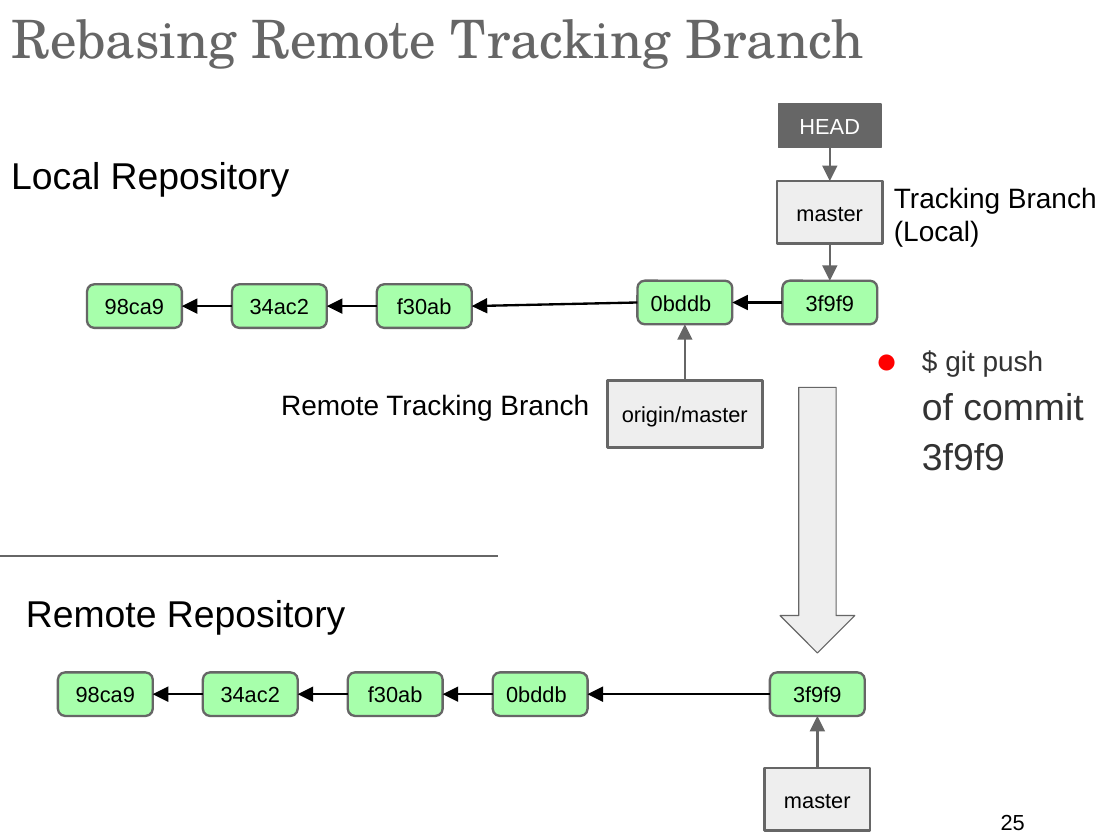
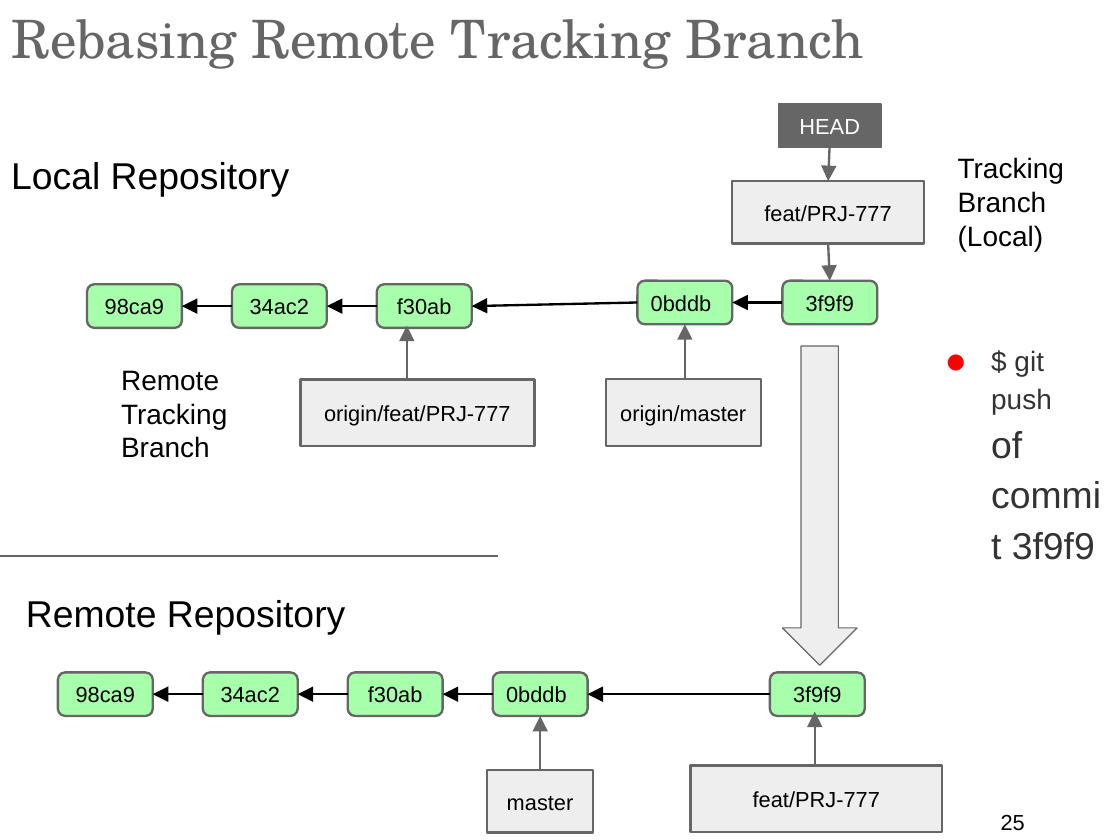
Before and after one commit to ilyaro/mysite, a slide deck: slide 25 of WorkStuff/Courses/Git/Git_General_Training_Lab/Git_General_Training_ap.ppt.pptx. Drawn at 1120x840 pixels with LibreOffice and Linux fonts; fonts in the diff are those of the drawing. Boxes give left, top, right and bottom in pixels: in the first picture for what was removed or moved away, otherwise in the second. Text is boxed around its words. In the diff, an @@ line names an element or a change of style, - is before the commit and + after.

Commit message:
Feature branch

```diff
--- a/WorkStuff/Courses/Git/Git_General_Training_Lab/Git_General_Training_ap.ppt.pptx
+++ b/WorkStuff/Courses/Git/Git_General_Training_Lab/Git_General_Training_ap.ppt.pptx
@@ text "Tracking Branch (Local)" rewrapped from (894,187,1097,246) to (958,157,1064,251) @@
@@ rectangle "feat/PRJ-777": place and size @@
-rectangle "feat/PRJ-777" at (777,181,883,244)
+rectangle "feat/PRJ-777" at (732,181,924,244)
@@ text in rectangle at (764,205,891,222): text changed @@
-master
+feat/PRJ-777
@@ arrow added from (407, 379) to (407, 326), #666666 1.5 pt @@
@@ text "$ git push of commit ..." rewrapped from (922,350,1083,471) to (991,350,1095,560) @@
@@ text "Remote Tracking Branch" rewrapped from (281,394,589,420) to (121,370,227,458) @@
@@ down arrow: place and size @@
-down arrow at (780,388,855,653)
+down arrow at (783,346,858,665)
@@ rectangle added at (300,380,534,447), fill #EEEEEE, outline #666666 1.5 pt, 14 pt, text #000000 @@
+origin/feat/PRJ-777
@@ arrow moved from (818, 768) - (818, 716) to (540, 771) - (540, 716) @@
@@ arrow added from (814, 764) to (814, 711), #666666 1.5 pt @@
@@ rectangle "master": place and size @@
-rectangle "master" at (765,768,870,831)
+rectangle "master" at (487,771,592,833)
@@ rectangle added at (691,765,943,832), fill #EEEEEE, outline #666666 1.5 pt, 14 pt, text #000000 @@
+feat/PRJ-777
```
Also in this commit, not shown: 7 other slides changed.
